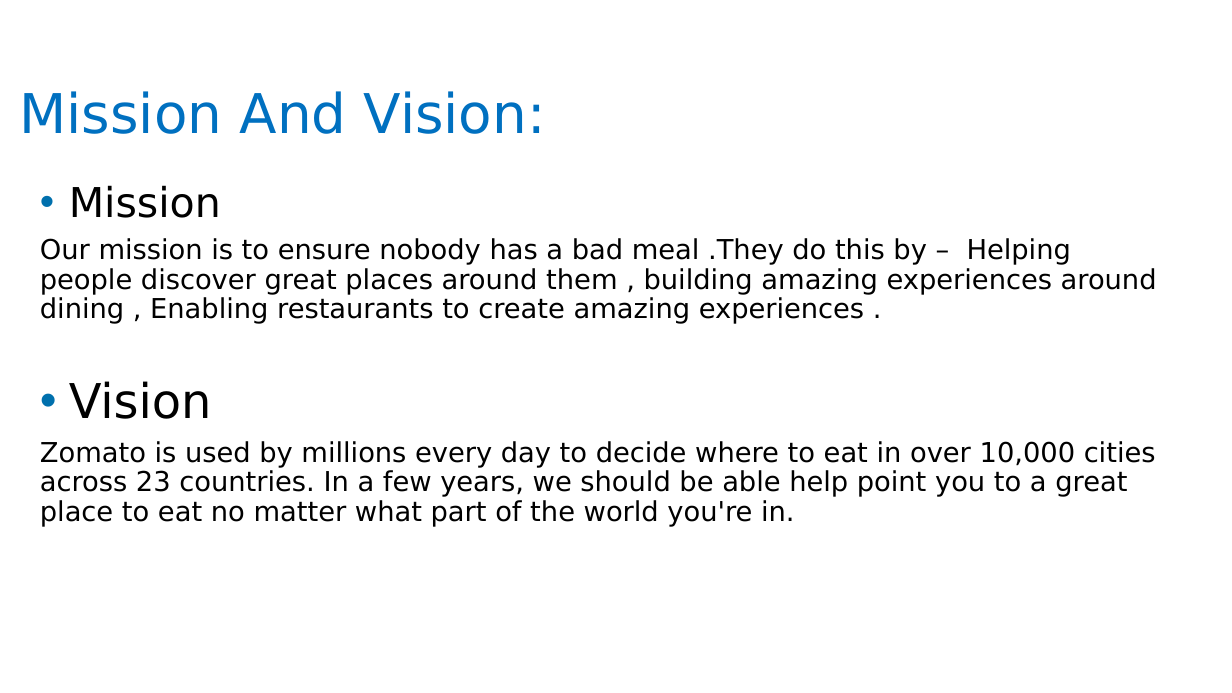
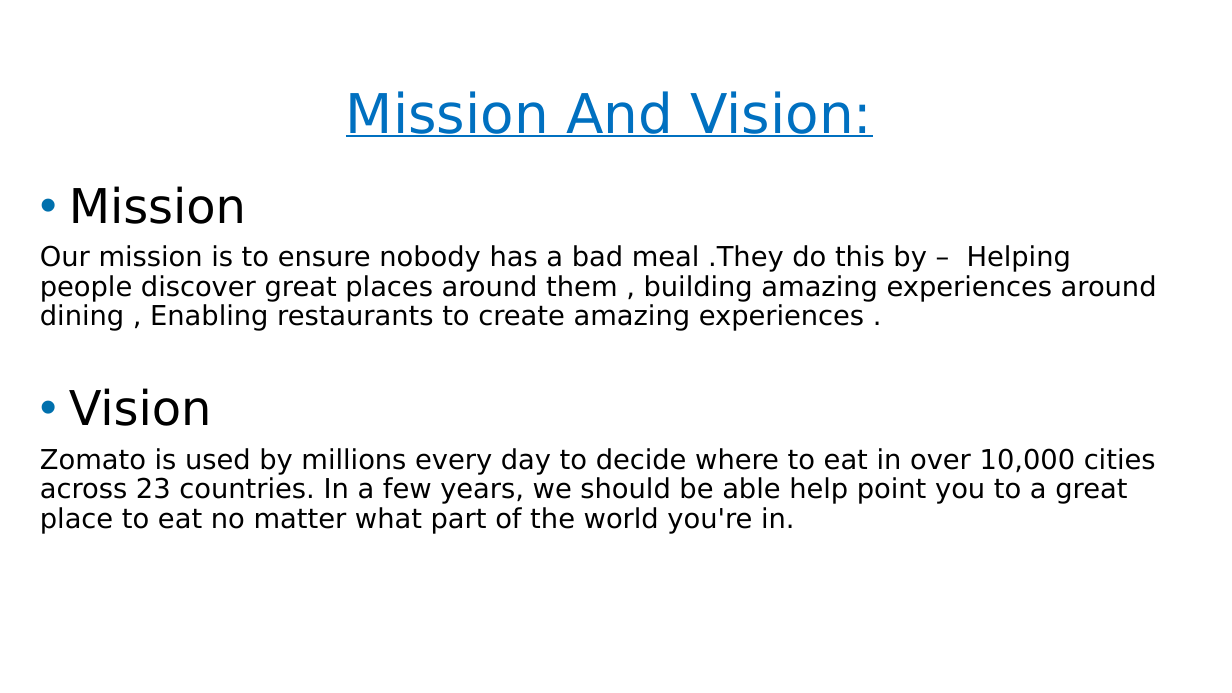
Before and after one commit to shwetasuman1/suttu, a slide deck: slide 5 of projectzomato (3).pptx. Drawn at 1232x693 pixels with LibreOffice and Linux fonts; fonts in the diff are those of the drawing; background and template pictures are left out. Boxes give left, top, right and bottom in pixels: in the first picture for what was removed or moved away, otherwise in the second. Text is boxed around its words. In the diff, an @@ line names an element or a change of style, - is before the commit and + after.

```diff
--- a/projectzomato (3).pptx
+++ b/projectzomato (3).pptx
@@ title "Mission And Vision:" at <box>346,91,872,137</box>: underline on; alignment left to centre @@
@@ text at <box>69,186,246,224</box>: size 24 to 28 pt in "Mission" @@
```
Also in this commit, not shown: 9 other slides changed, 5 slides added, 3 slides removed.
